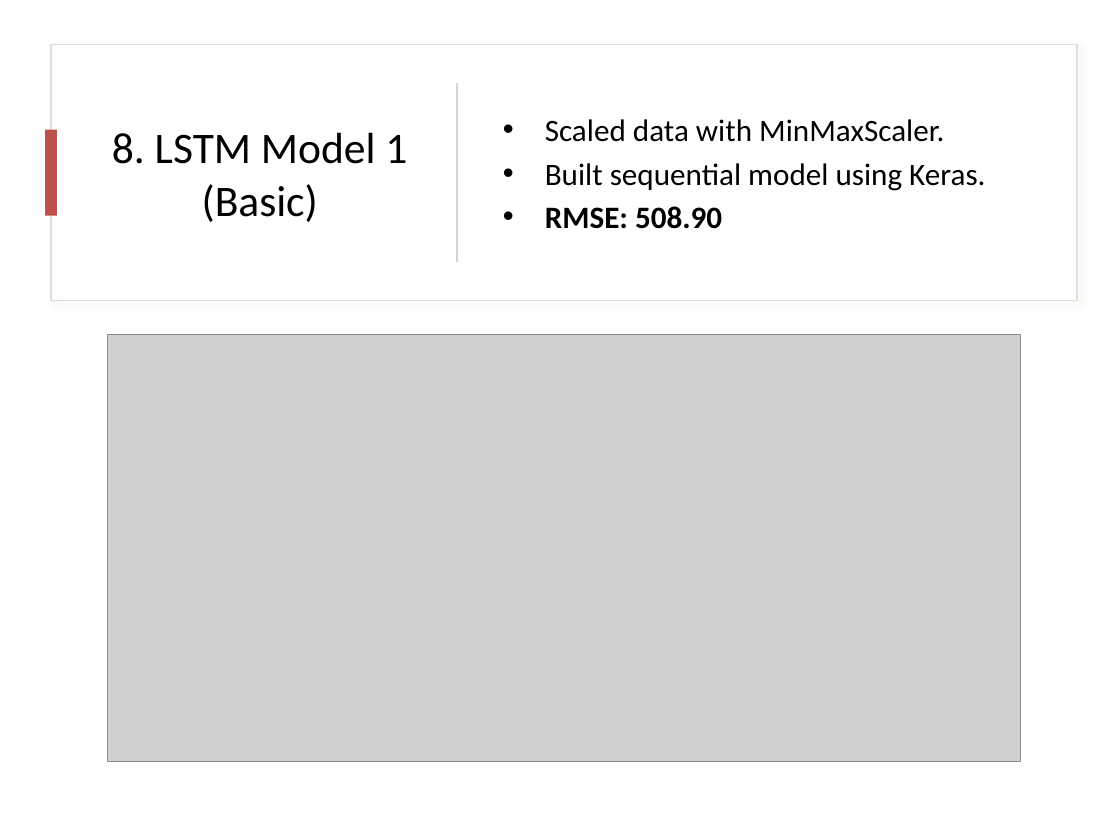
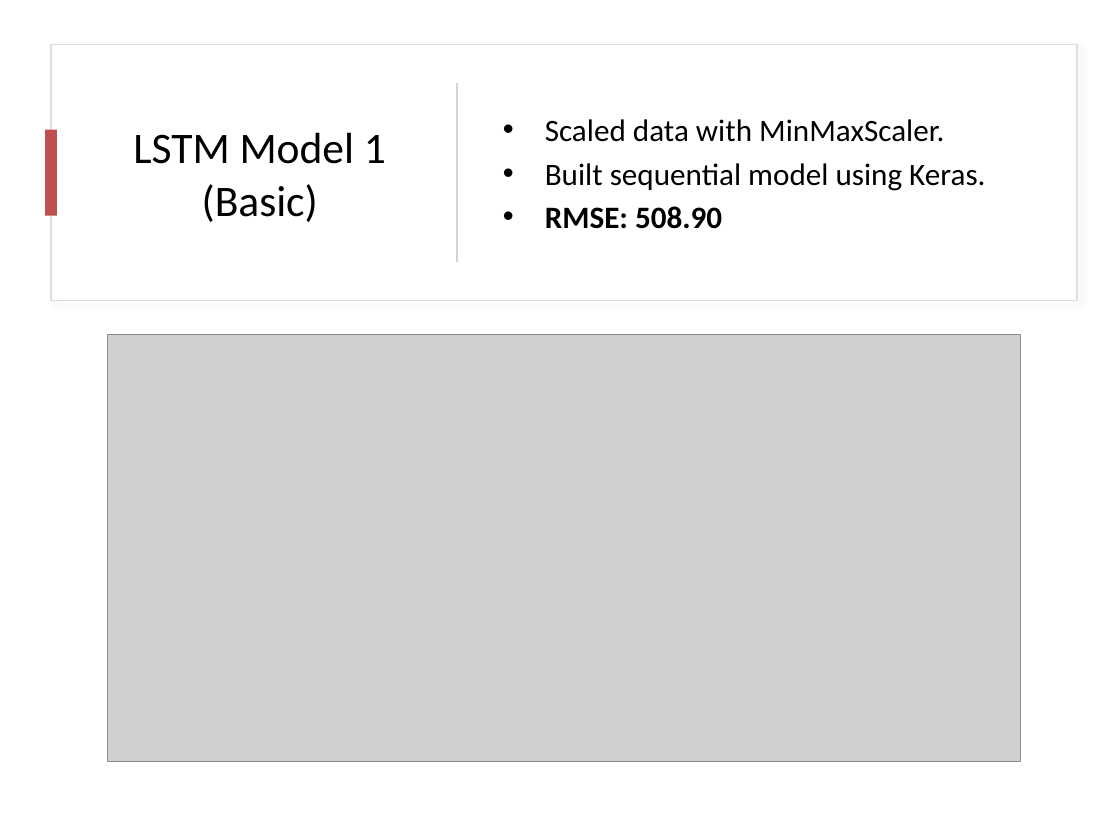
Before and after one commit to rizz045/Energy_Demand_Forecasting_Using_Time_Series_Analysis, a slide deck: slide 15 of Energy_Demand_Forecasting_Report.pptx. Drawn at 1120x840 pixels with LibreOffice and Linux fonts; fonts in the diff are those of the drawing; grey boxes stand for pictures. Boxes give left, top, right and bottom in pixels: in the first picture for what was removed or moved away, otherwise in the second. Text is boxed around its words. In the diff, an @@ line names an element or a change of style, - is before the commit and + after.

```diff
--- a/Energy_Demand_Forecasting_Report.pptx
+++ b/Energy_Demand_Forecasting_Report.pptx
@@ title at (133, 132, 386, 222): text changed @@
-8. LSTM Model 1
-(Basic)
+LSTM Model 1
+(Basic)
```
Also in this commit, not shown: 10 other slides changed, 2 slides added, 1 slide removed.
